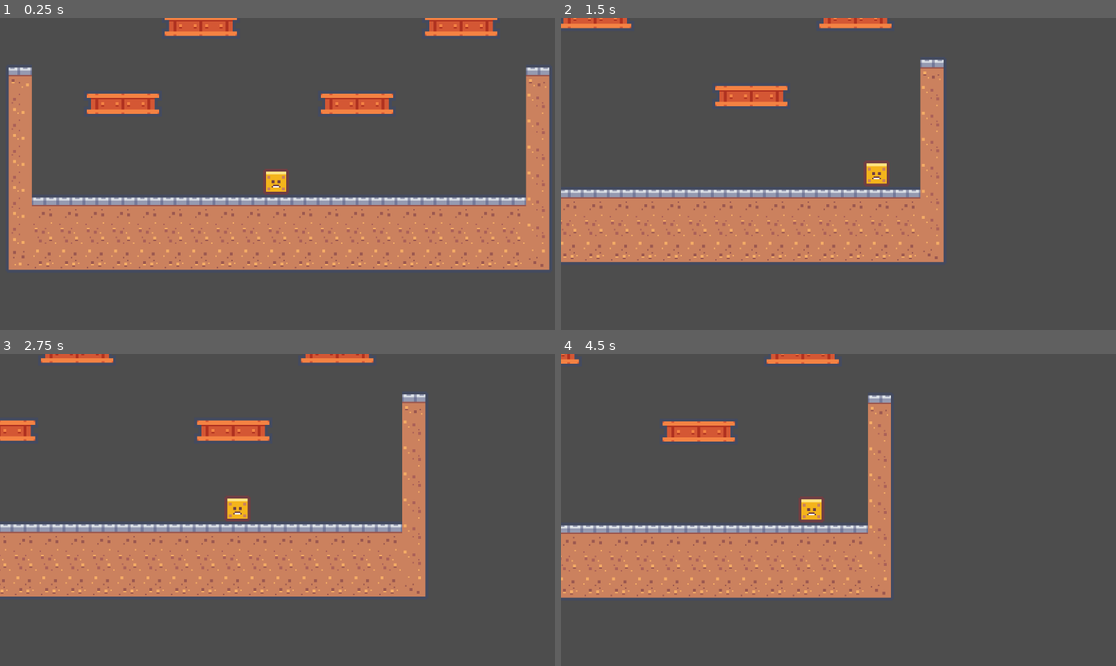
Above: before the commit, frames 1-4 (two rows, left to right).
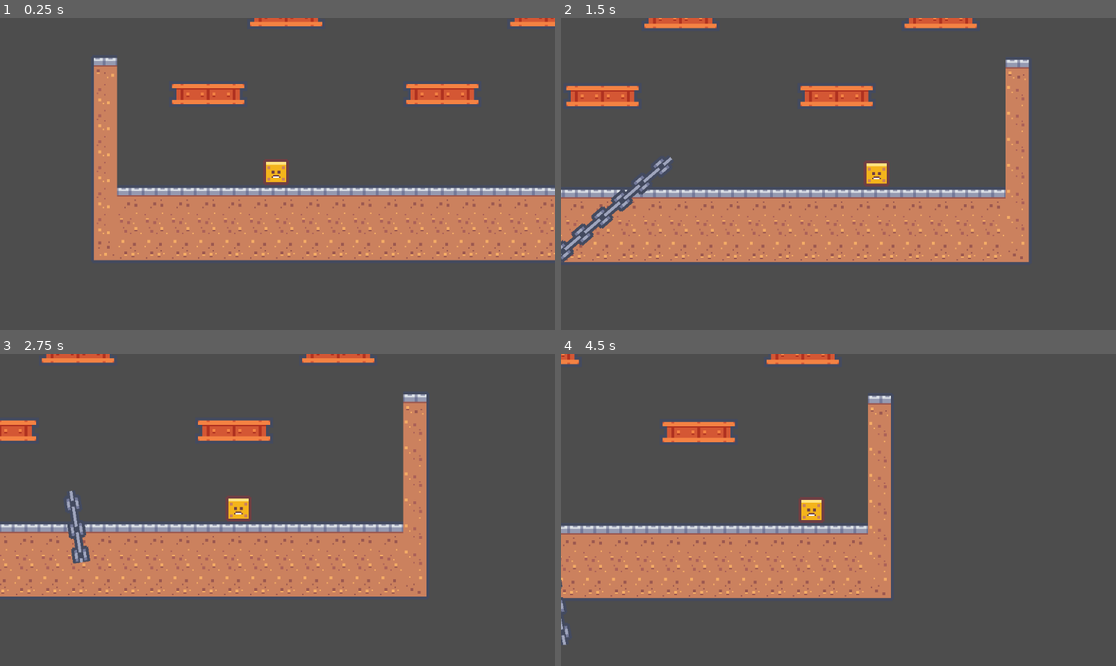
Above: after the commit, the same moments.

Repository: sfritsen/grapplegungame
Game: Godot game, scene res://scenes/game.tscn
Same seed, same stepped clock (60 frames per second), same inputs: the game is played once before the commit and once after it.
Inputs (mouse positions are in pixels of both pictures, inside the frame that each line leads up to):
- Up to frame 1 (0.25 s): no input
- Up to frame 2 (1.5 s): move the mouse to (960, 158) at 0.52 s; press the mouse at (960, 158) at 0.53 s; hold D (move_right) from 0.53 s (still down); tap Space (jump) at 0.77 s; move the mouse to (727, 189) at 1.27 s; release the mouse at (727, 189) at 1.28 s; click (727, 189) at 1.35 s
- Up to frame 3 (2.75 s): tap Space (jump) at 1.52 s; move the mouse to (333, 441) at 2.02 s; release D (move_right) at 2.03 s; press the mouse at (333, 441) at 2.03 s; hold A (move_left) from 2.03 s (still down)
- Up to frame 4 (4.5 s): move the mouse to (810, 572) at 2.77 s; release A (move_left) at 2.78 s; release the mouse at (810, 572) at 2.78 s; hold D (move_right) 2.78-4.28 s; click (810, 572) at 2.85 s; tap Space (jump) at 3.02, 3.77 s; move the mouse to (1005, 556) at 3.52 s; press the mouse at (1005, 556) at 3.53 s; move the mouse to (672, 463) at 4.27 s; release the mouse at (672, 463) at 4.28 s; hold A (move_left) from 4.28 s (still down); click (672, 463) at 4.35 s

The runs differ from the first frame. In frame 1, 23% of the frame differs, in the area x 1-100%, y 0-81%; in frame 2, 15%; in frame 3, 2.2%; in frame 4, 1.5%.

Commit message:
Started chain and grapple

Diff:
--- a/project.godot
+++ b/project.godot
@@ -40,6 +40,12 @@
 "events": [Object(InputEventKey,"resource_local_to_scene":false,"resource_name":"","device":-1,"window_id":0,"alt_press …(191 unchanged characters)…
 ]
 }
+hook={
+"deadzone": 0.5,
+"events": [Object(InputEventMouseButton,"resource_local_to_scene":false,"resource_name":"","device":-1,"window_id":0,"alt_pressed":false,"shift_pressed":false,"ctrl_pressed":false,"meta_pressed":false,"button_mask":1,"position":Vector2(77, 16),"global_position":Vector2(86, 62),"factor":1.0,"button_index":1,"canceled":false,"pressed":true,"double_click":false,"script":null)
+, Object(InputEventKey,"resource_local_to_scene":false,"resource_name":"","device":-1,"window_id":0,"alt_pressed":false,"shift_pressed":false,"ctrl_pressed":false,"meta_pressed":false,"pressed":false,"keycode":0,"physical_keycode":72,"key_label":0,"unicode":104,"location":0,"echo":false,"script":null)
+]
+}
 
 [rendering]
 
--- /dev/null
+++ b/scenes/chain.tscn
@@ -0,0 +1,12 @@
+[gd_scene load_steps=3 format=3 uid="uid://dq8utvce70x2o"]
+
+[ext_resource type="Texture2D" uid="uid://dyfyfbiif3dyk" path="res://assets/chain_link.png" id="1_fr26s"]
+[ext_resource type="Script" path="res://scripts/chain.gd" id="2_y0gk8"]
+
+[node name="chain" type="Sprite2D"]
+texture_repeat = 2
+rotation = -1.5708
+texture = ExtResource("1_fr26s")
+region_enabled = true
+region_rect = Rect2(0, 0, 18, 0)
+script = ExtResource("2_y0gk8")
--- a/scenes/game.tscn
+++ b/scenes/game.tscn
@@ -1,7 +1,9 @@
-[gd_scene load_steps=5 format=4 uid="uid://cuumpaj53bqug"]
+[gd_scene load_steps=7 format=4 uid="uid://cuumpaj53bqug"]
 
 [ext_resource type="PackedScene" uid="uid://joyto45tvj4c" path="res://scenes/player.tscn" id="1_0nkfd"]
 [ext_resource type="Texture2D" uid="uid://bg8r6cx3dhbw0" path="res://assets/tilemap.png" id="2_70rp8"]
+[ext_resource type="Script" path="res://scripts/pivot.gd" id="3_a8gg0"]
+[ext_resource type="PackedScene" uid="uid://dq8utvce70x2o" path="res://scenes/chain.tscn" id="3_hye5l"]
 
 [sub_resource type="TileSetAtlasSource" id="TileSetAtlasSource_55uwm"]
 texture = ExtResource("2_70rp8")
@@ -156,9 +158,18 @@
 tile_set = SubResource("TileSet_pyotd")
 
 [node name="Player" parent="." instance=ExtResource("1_0nkfd")]
-position = Vector2(169, 106)
+position = Vector2(110, 120)
 
 [node name="Camera2D" type="Camera2D" parent="Player"]
 position = Vector2(1, -1)
 zoom = Vector2(3, 3)
 position_smoothing_enabled = true
+
+[node name="pivot" type="Node2D" parent="."]
+position = Vector2(110, 104)
+rotation = -1.5708
+script = ExtResource("3_a8gg0")
+
+[node name="chain" parent="pivot" instance=ExtResource("3_hye5l")]
+position = Vector2(2, 1)
+rotation = 0.0
--- /dev/null
+++ b/scripts/chain.gd
@@ -0,0 +1,21 @@
+extends Sprite2D
+# Tutorial
+# https://www.youtube.com/watch?v=TRHh6gOrUFw
+func interpolate(length, duration = 0.2):
+	var tween_offset = get_tree().create_tween()
+	var tween_rect_h = get_tree().create_tween()
+
+	# Adjusted to not scale `length` by 0.2
+	tween_offset.tween_property(self, "offset", Vector2(0, length / 2.0), duration)
+
+	# Make sure in Rect2, 3rd value is height of the asset
+	tween_rect_h.tween_property(self, "region_rect", Rect2(0, 0, 18, length), duration)
+
+func _input(event):
+	if event.is_action_pressed("hook"):
+		interpolate(150, 0.2)
+		await get_tree().create_timer(0.2).timeout
+		reverse_interpolate()
+
+func reverse_interpolate():
+	interpolate(0, 0.75)
--- /dev/null
+++ b/scripts/pivot.gd
@@ -0,0 +1,5 @@
+extends Node2D
+
+func _input(event):
+	if event.is_action_pressed("hook"):
+		look_at(get_global_mouse_position())
Binary file added: assets/chain_link.png
Not shown, added: assets/chain_link.png.import
